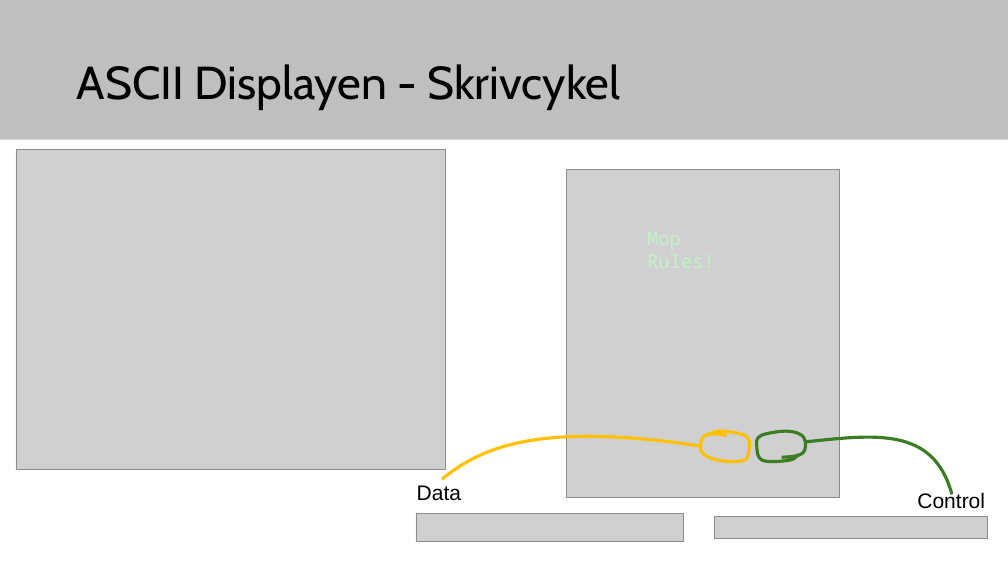
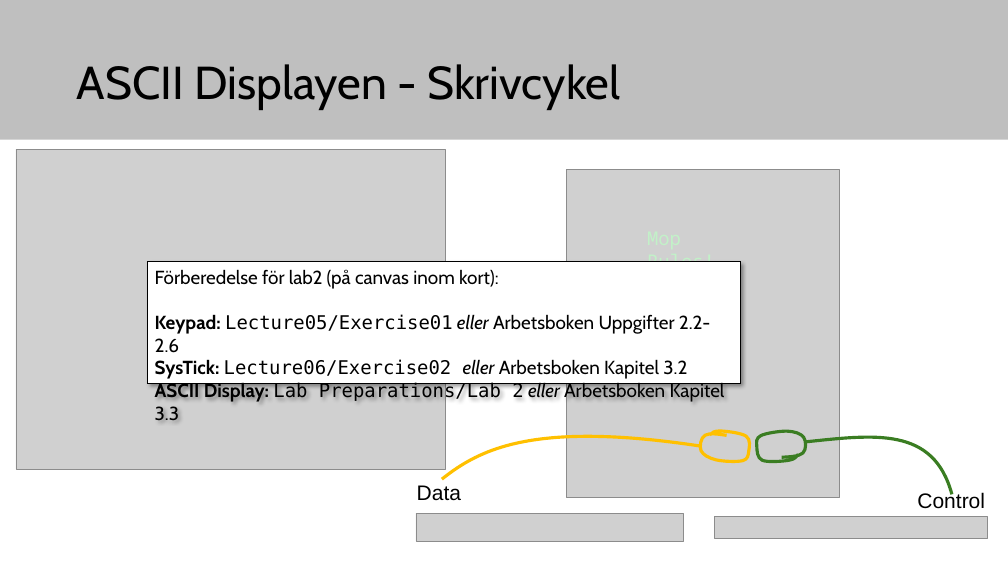
Before and after one commit to elias-at-chalmers/mop-lecture_notes-mirror, a slide deck: slide 26 of slides/lecture06_pointers_and_sync.pptx (slide 24 before the commit). Drawn at 1008x567 pixels with LibreOffice and Linux fonts; fonts in the diff are those of the drawing; grey boxes stand for pictures. Boxes give left, top, right and bottom in pixels: in the first picture for what was removed or moved away, otherwise in the second. Text is boxed around its words. In the diff, an @@ line names an element or a change of style, - is before the commit and + after.

```diff
--- a/slides/lecture06_pointers_and_sync.pptx
+++ b/slides/lecture06_pointers_and_sync.pptx
@@ rectangle added at (147, 262, 741, 384), fill #FFFFFF, outline #000000 0.75 pt, 18 pt, text #000000 @@
+Förberedelse för lab2 (på canvas inom kort):
+Keypad: Lecture05/Exercise01 eller Arbetsboken Uppgifter 2.2-2.6
+SysTick: Lecture06/Exercise02 eller Arbetsboken Kapitel 3.2
+ASCII Display: Lab Preparations/Lab 2 eller Arbetsboken Kapitel 3.3
```
Also in this commit, not shown: 5 other slides changed, 2 slides added, 2 slides removed.
